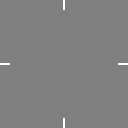
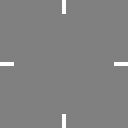
The second 128 × 128 image is a revision of the first. Changes to its layers:
added layer "Layer 3 copy" above "old" over [0, 0, 128, 128]
renamed "Layer 3" to "old", hid it over [0, 0, 128, 128]
